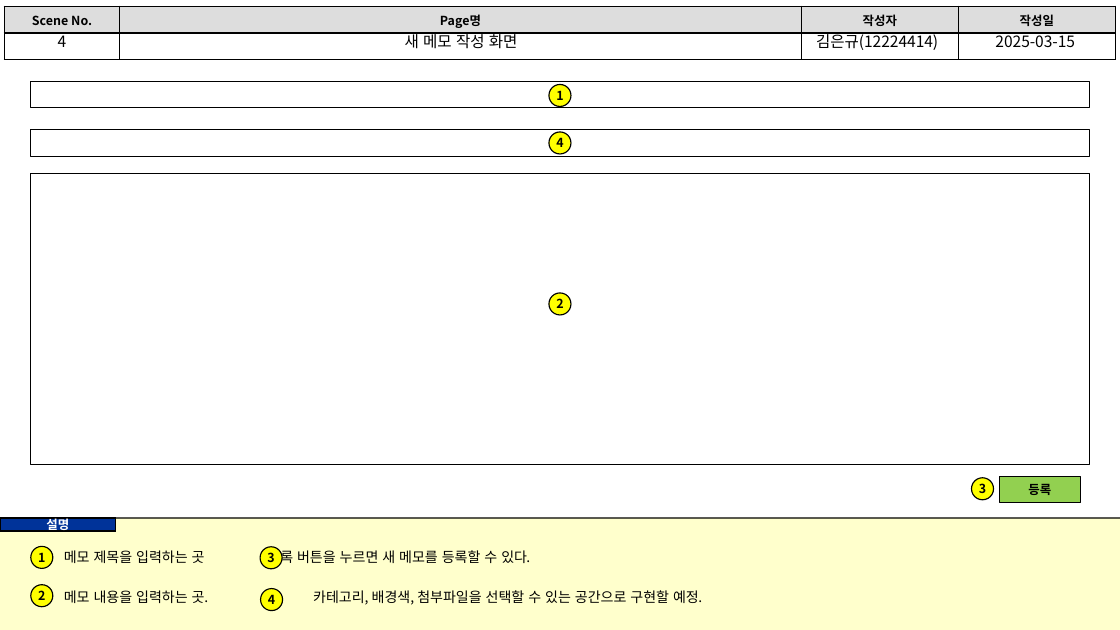
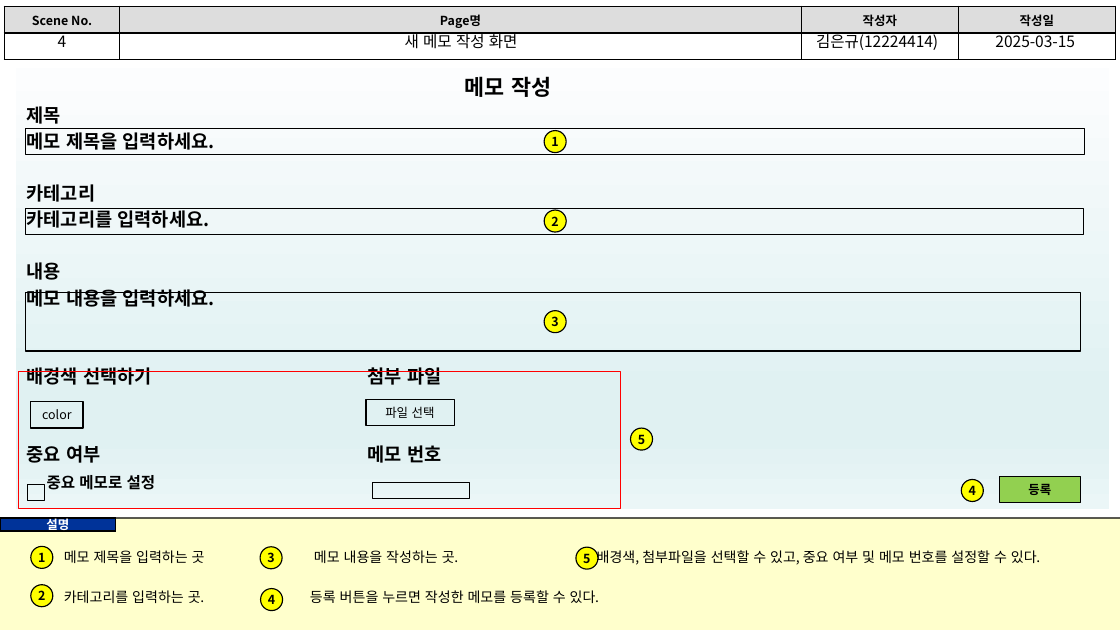
Before and after one commit to KEungyu/Internet-Programming, a slide deck: slide 5 of Memo_Project/스토리보드.pptx. Drawn at 1120x630 pixels with LibreOffice and Linux fonts; fonts in the diff are those of the drawing. Boxes give left, top, right and bottom in pixels: in the first picture for what was removed or moved away, otherwise in the second. Text is boxed around its words. In the diff, an @@ line names an element or a change of style, - is before the commit and + after.

```diff
--- a/Memo_Project/스토리보드.pptx
+++ b/Memo_Project/스토리보드.pptx
@@ text added at (16,68,1109,510), fill gradient #FCFDFE to #E0F1F2 to #EBF6F7, 12 pt, text #000000, bold @@
+메모 작성
+제목
+메모 제목을 입력하세요.
+카테고리
+카테고리를 입력하세요.
+내용
+메모 내용을 입력하세요.
+배경색 선택하기 첨부 파일
+중요 여부 메모 번호
+중요 메모로 설정
@@ rectangle: place and size @@
-rectangle at (31,130,1090,157)
+rectangle at (26,129,1084,156)
@@ ellipse "1": place and size @@
-ellipse "1" at (549,84,571,106)
+ellipse "1" at (544,131,567,153)
@@ rectangle: place and size @@
-rectangle at (31,82,1090,109)
+rectangle at (26,208,1084,235)
@@ ellipse "2": place and size @@
-ellipse "2" at (549,293,571,316)
+ellipse "2" at (544,211,567,233)
@@ rectangle: place and size @@
-rectangle at (31,174,1090,465)
+rectangle at (26,292,1081,352)
@@ ellipse "3": place and size @@
-ellipse "3" at (971,478,993,501)
+ellipse "3" at (544,310,567,333)
@@ rectangle added at (18,372,620,508), outline #FF0000 0.75 pt @@
@@ rectangle added at (31,402,84,429), outline #000000 0.75 pt, 8 pt, text #000000 @@
+color
@@ rectangle added at (366,400,455,427), outline #000000 0.75 pt, 8 pt, text #000000 @@
+파일 선택
@@ ellipse added at (631,428,653,450), fill #FFFF00, outline #000000 0.75 pt, 8 pt, text #000000, bold @@
+5
@@ ellipse "4": place and size @@
-ellipse "4" at (549,132,571,155)
+ellipse "4" at (961,479,983,502)
@@ rectangle added at (27,485,45,501), outline #000000 0.75 pt @@
@@ rectangle added at (372,483,469,498), outline #000000 0.75 pt @@
@@ text at (64,550,1040,603): text changed @@
-메모 제목을 입력하는 곳 등록 버튼을 누르면 새 메모를 등록할 수 있다.
-메모 내용을 입력하는 곳. 카테고리, 배경색, 첨부파일을 선택할 수 있는 공간으로 구현할 예정.
+메모 제목을 입력하는 곳 메모 내용을 작성하는 곳. 배경색, 첨부파일을 선택할 수 있고, 중요 여부 및 메모 번호를 설정할 수 있다.
+카테고리를 입력하는 곳. 등록 버튼을 누르면 작성한 메모를 등록할 수 있다.
@@ ellipse added at (576,548,598,570), fill #FFFF00, outline #000000 0.75 pt, 8 pt, text #000000, bold @@
+5
```
Also in this commit, not shown: 1 other slide changed, 3 other files.
